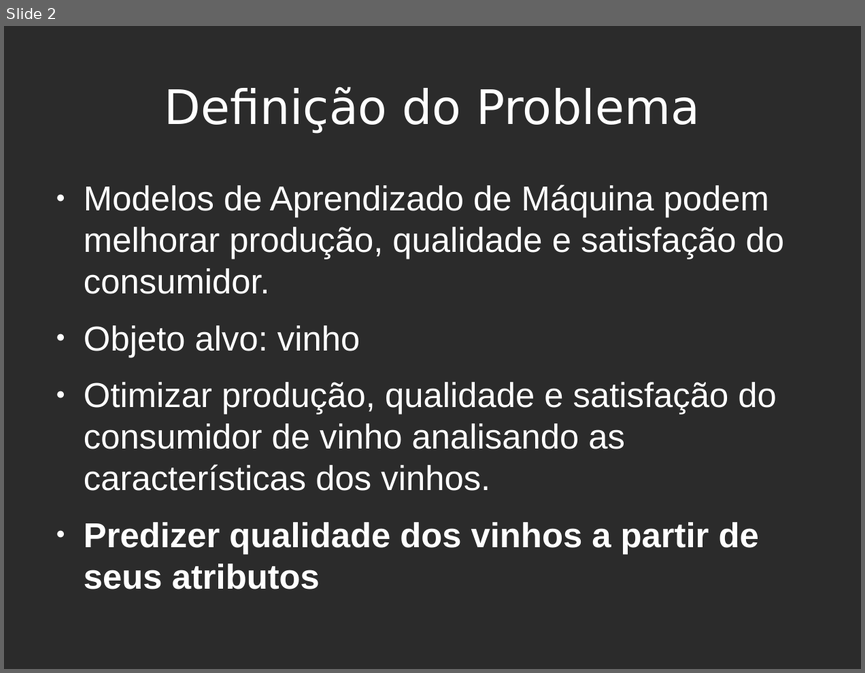
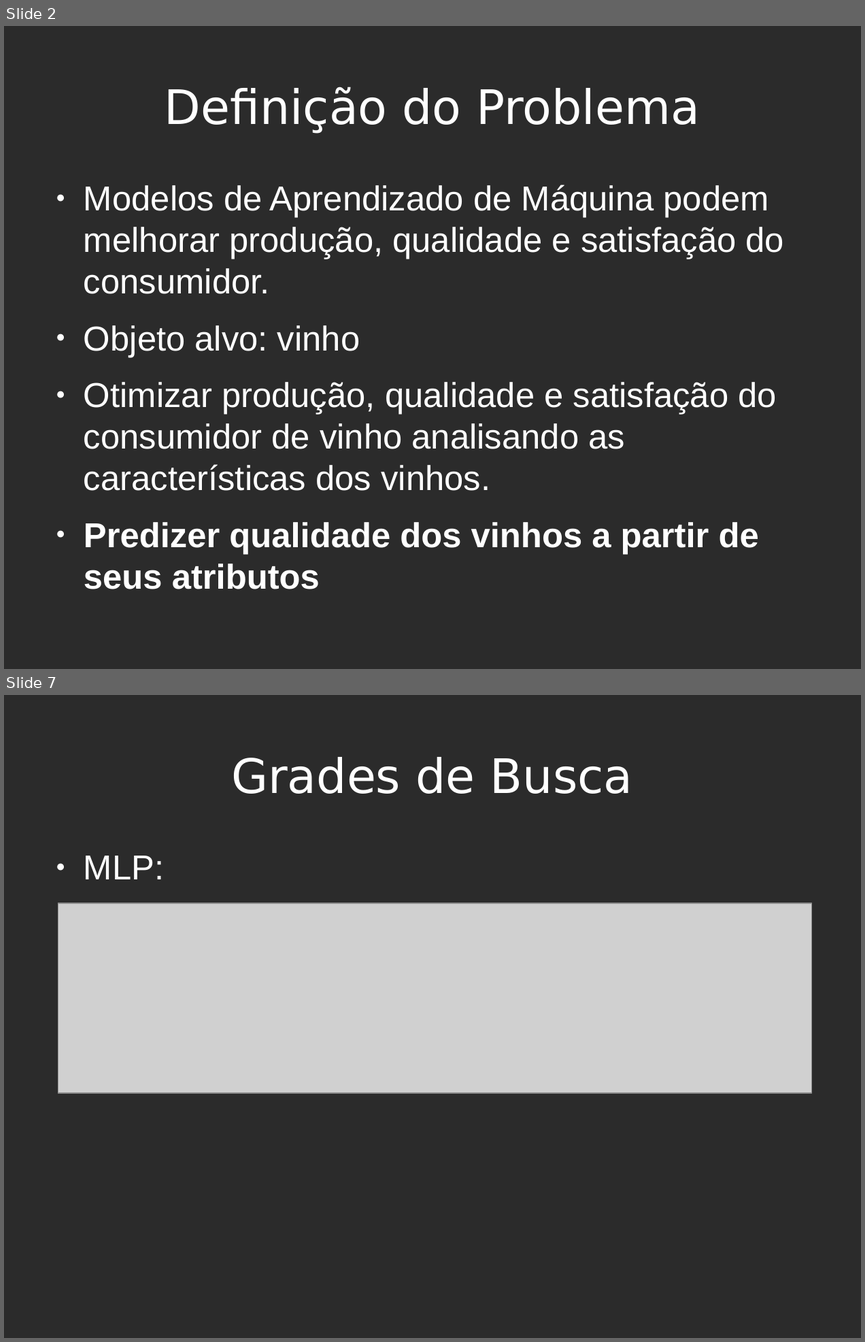
Before and after one commit to sdkgit123/RNA-atv3, a slide deck: RNA-apresentacao.odp. Shown one above the other, each under a label of ours: slide 2 before the commit, slides 2 and 7 after it; the slides between them are not shown. The pictures are 865x673 and 865x1342 pixels, drawn with LibreOffice and Linux fonts; fonts in the diff are those of the drawing; grey boxes stand for pictures; background and template pictures are left out; a plain dark background stands for a picture behind light text. Boxes give left, top, right and bottom in pixels: in the first picture for what was removed or moved away, otherwise in the second. Text is boxed around its words. In the diff, an @@ line names an element or a change of style, - is before the commit and + after.

```diff
--- a/RNA-apresentacao.odp
+++ b/RNA-apresentacao.odp
@@ slide 7 added at (4,695,861,1338), background picture (left out) @@
@@ title added at (231,757,633,794), 44 pt, text #FFFFFF @@
+Grades de Busca
@@ text added at (84,855,164,879), 32 pt, text #FFFFFF @@
+● MLP:
@@ picture added at (58,903,813,1093) @@
```
Also in this commit, not shown: 6 slides changed, 3 other slides added, 1 slide removed, 3 other files.
